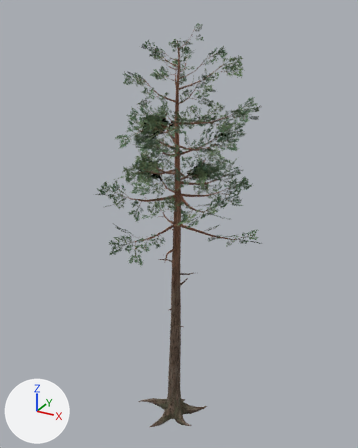
An edit to the glTF model assets/3d-models/pine_tall.glb, drawn before and after from the same camera.
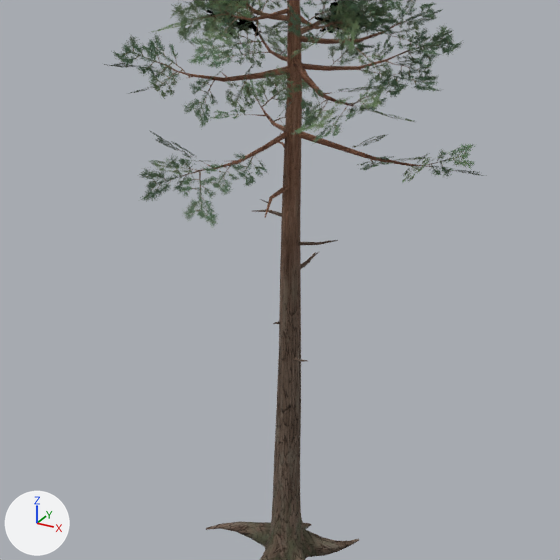
Old and new are each drawn whole from a 50 mm lens placed at (7.25, -12.78, 14.37), pointed at (-0.01, 0.43, 7.77) and again close up on the part from 13% to 83% of the width and 37% to 93% of the height. The lights are fixed; the arrows at lower left show +X, +Y and +Z. The older version's two pictures come first. Vertices at exactly the same position are counted once.

Names of what the first close-up shows: 'Pine_Tall'.
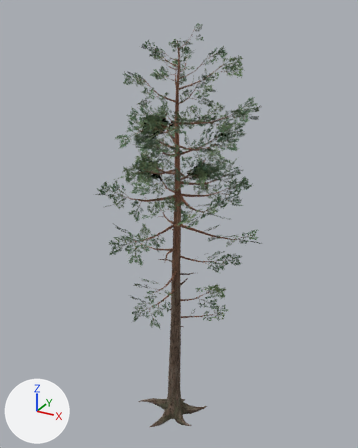
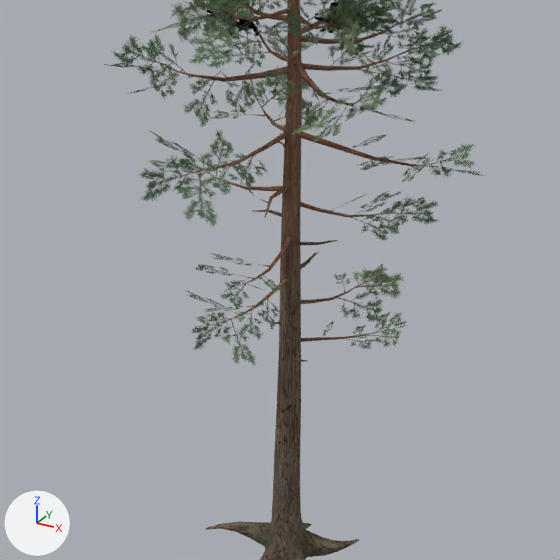
Boxes (x1, y1, x2, y2) around the edits, measured in the close-ups (560 x 560 px):
part 1 of me_sm_pine_tall, added: after (300, 331, 382, 342)
part 2 of me_sm_pine_tall, added: after (301, 286, 357, 304)
part 3 of me_sm_pine_tall, added: after (228, 279, 287, 320)
part 4 of me_sm_pine_tall, added: after (241, 236, 292, 285)
part 5 of me_sm_pine_tall, added: after (299, 202, 387, 217)
part 6 of me_sm_pine_tall, added: after (214, 176, 283, 191)
part 7 of me_sm_pine_tall, added: after (177, 130, 440, 366)

The edits, one by one:
me_sm_pine_tall is used by ob_pine_tall; location (0.0, 0.0, 0.0).
me_sm_pine_tall had 3212 vertices, 4252 faces and spanned x -2.28..3.15, y -2.53..3.12, z 0.0..14.0.
me_sm_pine_tall now has 3626 vertices, 4788 faces and spans x -2.28..3.15, y -2.53..3.12, z 0.0..14.0.
me_sm_pine_tall part 1: the loose piece of 27 vertices spanning x 0.12..2.35, y -0.12..0.14, z 7.77..7.99 is copied, and the copy is turned 42 degrees about the z axis through its middle and scaled by 0.65, then moved by (-0.58, 0.51, -3.57); it spans x 0.07..1.24, y 0.04..0.95, z 4.24..4.38.
me_sm_pine_tall part 2: the loose piece of 27 vertices spanning x -1.13..0.17, y 0.01..1.21, z 7.63..7.98 is copied, and the copy is turned -72 degrees about the z axis through its middle and scaled by 0.79, then moved by (0.85, 0.04, -2.86); it spans x 0.06..0.66, y 0.04..1.28, z 4.81..5.08.
me_sm_pine_tall part 3: the loose piece of 27 vertices spanning x -0.6..0.17, y -1.43..0.08, z 7.68..8.01 is copied, and the copy is turned 12 degrees about the z axis through its middle and scaled by 0.83, then moved by (0.16, 0.08, -2.4); it spans x -0.24..0.13, y -1.27..0.07, z 5.31..5.58.
me_sm_pine_tall part 4: the loose piece of 27 vertices spanning x 0.12..2.35, y -0.12..0.14, z 7.77..7.99 is copied, and the copy is turned -82 degrees about the z axis through its middle and scaled by 0.74, then moved by (-1.05, -0.77, -1.66); it spans x 0.06..0.27, y -1.58..0.07, z 6.14..6.3.
me_sm_pine_tall part 5: the loose piece of 27 vertices spanning x -0.6..0.17, y -1.43..0.08, z 7.68..8.01 is copied, and the copy is turned 145 degrees about the z axis through its middle and scaled by 0.88, then moved by (0.93, 1.09, -1.15); it spans x 0.08..1.37, y 0.02..0.76, z 6.54..6.83.
me_sm_pine_tall part 6: the loose piece of 27 vertices spanning x -1.13..0.17, y 0.01..1.21, z 7.63..7.98 is copied, and the copy is turned 37 degrees about the z axis through its middle and scaled by 0.9, then moved by (-0.16, -0.48, -0.9); it spans x -1.43..0.12, y 0.01..0.21, z 6.74..7.06.
me_sm_pine_tall part 7: 152 vertices added at x -2.13..2.06, y -2.14..1.93, z 4.15..7.49.
Other edits to the shape of me_sm_pine_tall do not show in these pictures.
